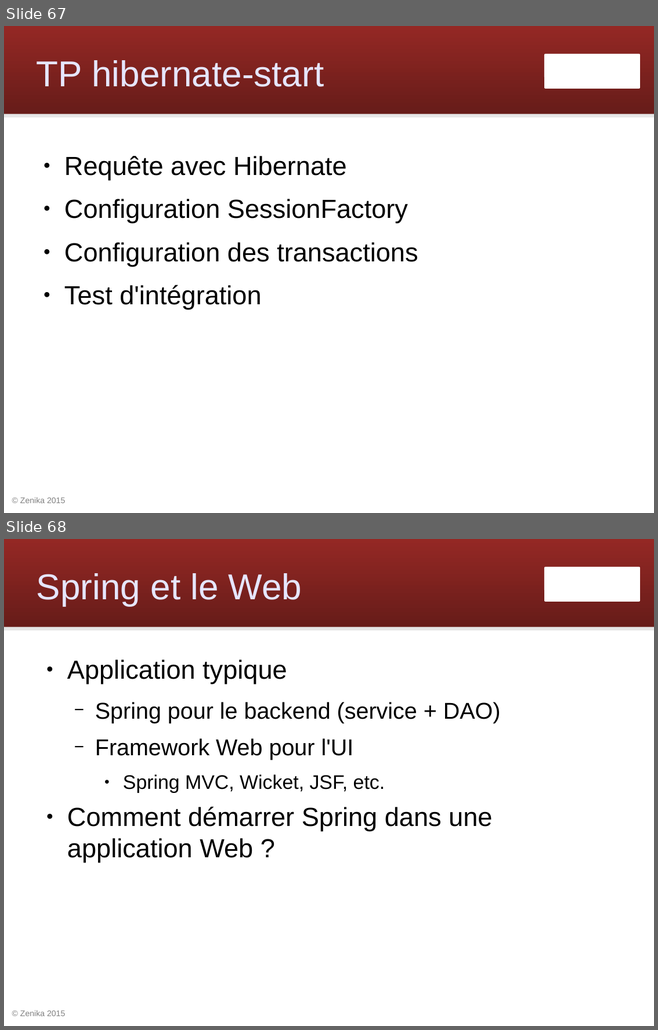
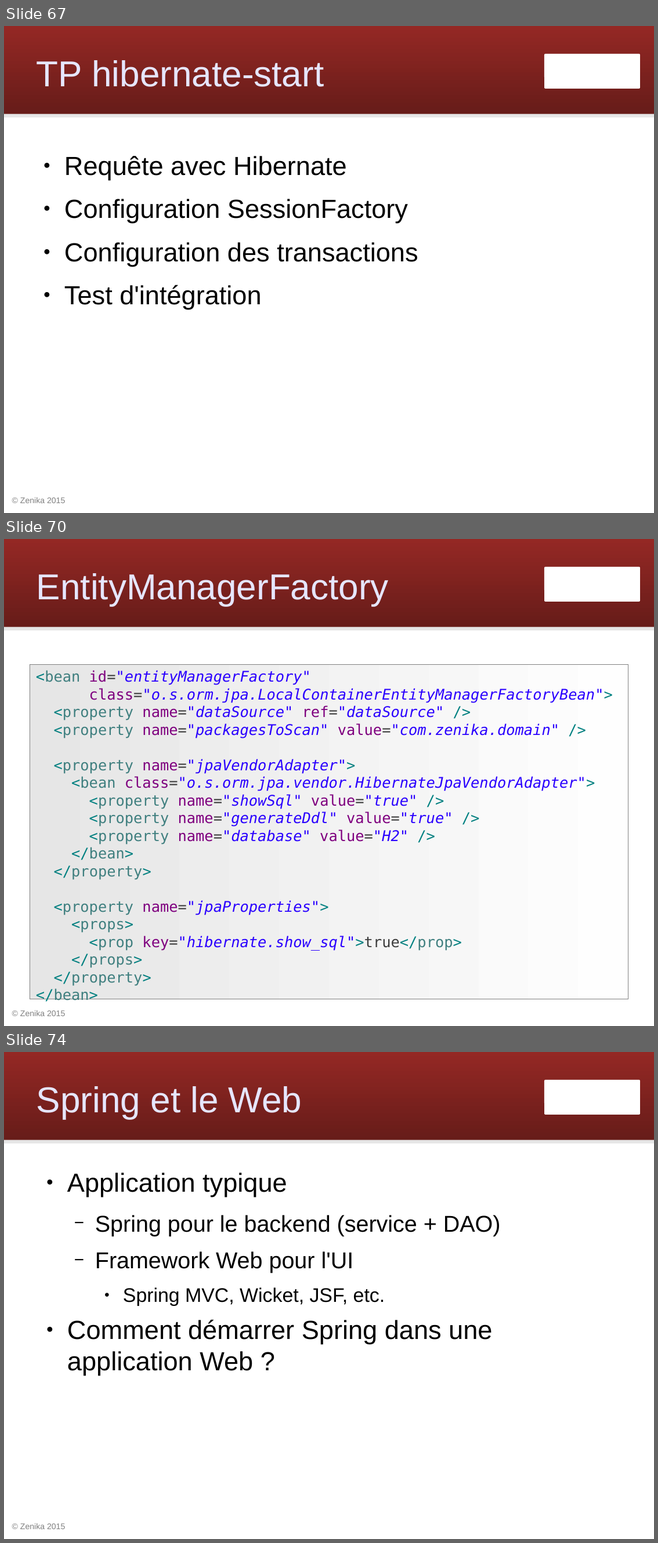
Before and after one commit to Zenika/workshop-spring-core, a slide deck: spring-workshop.odp. Shown one above the other, each under a label of ours: slides 67 and 68 before the commit, slides 67, 70 and 74 after it; the slides between them are not shown. The pictures are 658x1030 and 658x1543 pixels, drawn with LibreOffice and Linux fonts; fonts in the diff are those of the drawing; background and template pictures are left out. Boxes give left, top, right and bottom in pixels: in the first picture for what was removed or moved away, otherwise in the second. Text is boxed around its words. In the diff, an @@ line names an element or a change of style, - is before the commit and + after.

```diff
--- a/spring-workshop.odp
+++ b/spring-workshop.odp
@@ slide 70 added at bbox=[4, 539, 654, 1026], background #FFFFFF; not listed: 4 template elements that a slide beside it also shows @@
@@ title added at bbox=[36, 573, 389, 606], 44 pt, text #E6E6FF @@
+EntityManagerFactory
@@ rectangle added at bbox=[30, 664, 628, 1000], fill gradient #E6E6E6 to #FEFEFE, outline #808080 0 pt, 18 pt, text #2A00FF, italic @@
+<bean id="entityManagerFactory"
+class="o.s.orm.jpa.LocalContainerEntityManagerFactoryBean">
+<property name="dataSource" ref="dataSource" />
+<property name="packagesToScan" value="com.zenika.domain" />
+<property name="jpaVendorAdapter">
+<bean class="o.s.orm.jpa.vendor.HibernateJpaVendorAdapter">
+<property name="showSql" value="true" />
+<property name="generateDdl" value="true" />
+<property name="database" value="H2" />
+</bean>
+</property>
+<property name="jpaProperties">
+<props>
+<prop key="hibernate.show_sql">true</prop>
+</props>
+</property>
+</bean>
@@ what was slide 68 is now slide 74 @@
```
Also in this commit, not shown: 1 slide changed, 5 other slides added, 19 other files.
